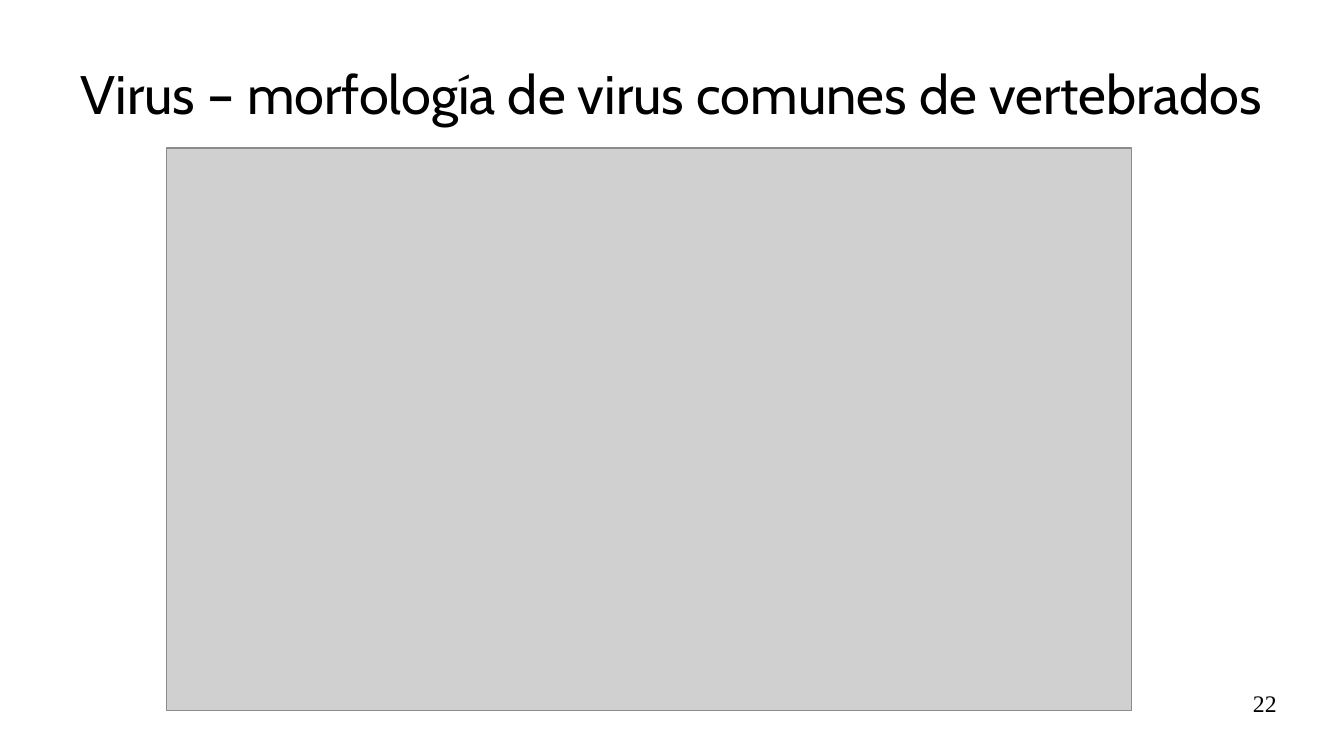
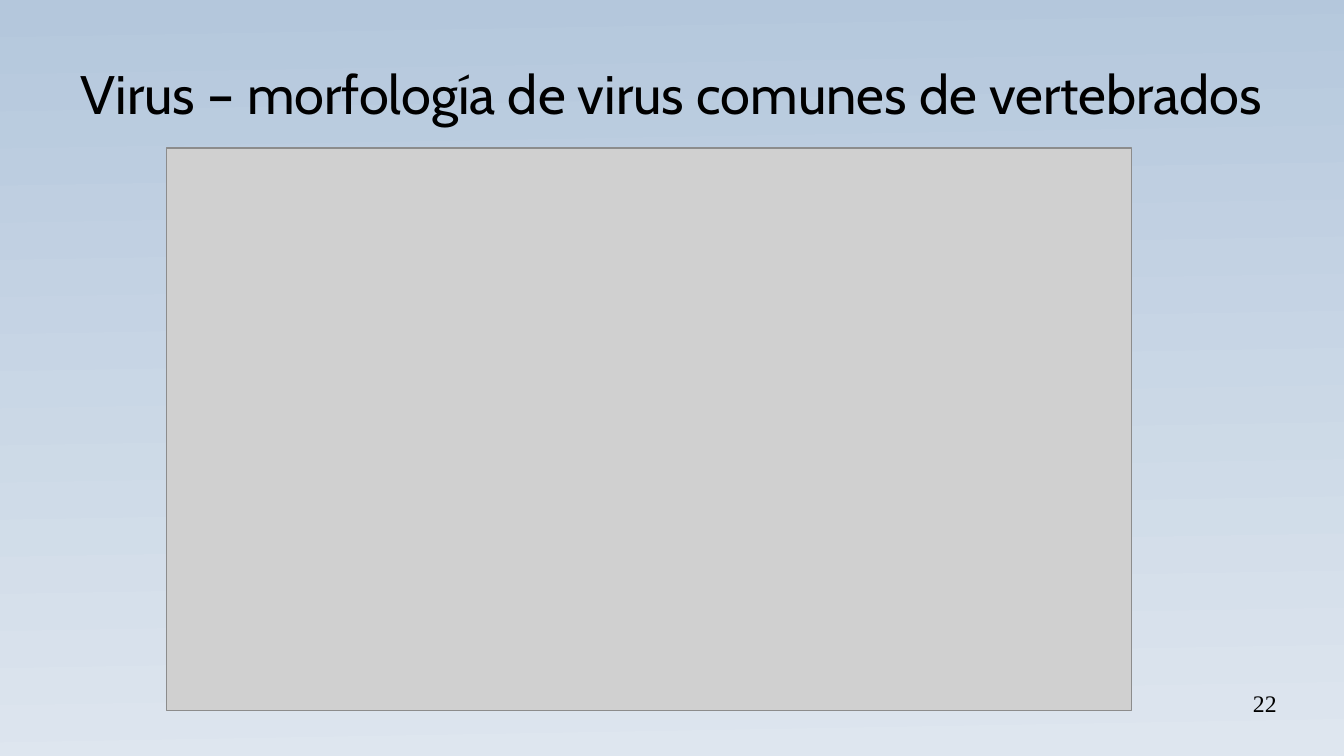
Before and after one commit to gerardommc/Medicina-Cons, a slide deck: slide 22 of Infecciosas.odp. Drawn at 1344x756 pixels with LibreOffice and Linux fonts; fonts in the diff are those of the drawing; grey boxes stand for pictures. Boxes give left, top, right and bottom in pixels: in the first picture for what was removed or moved away, otherwise in the second. Text is boxed around its words. In the diff, an @@ line names an element or a change of style, - is before the commit and + after.

```diff
--- a/Infecciosas.odp
+++ b/Infecciosas.odp
@@ background #FFFFFF to gradient #B4C7DC to #DEE6EF @@
```
Also in this commit, not shown: 3 other slides changed, 1 slide removed, 6 other files.
